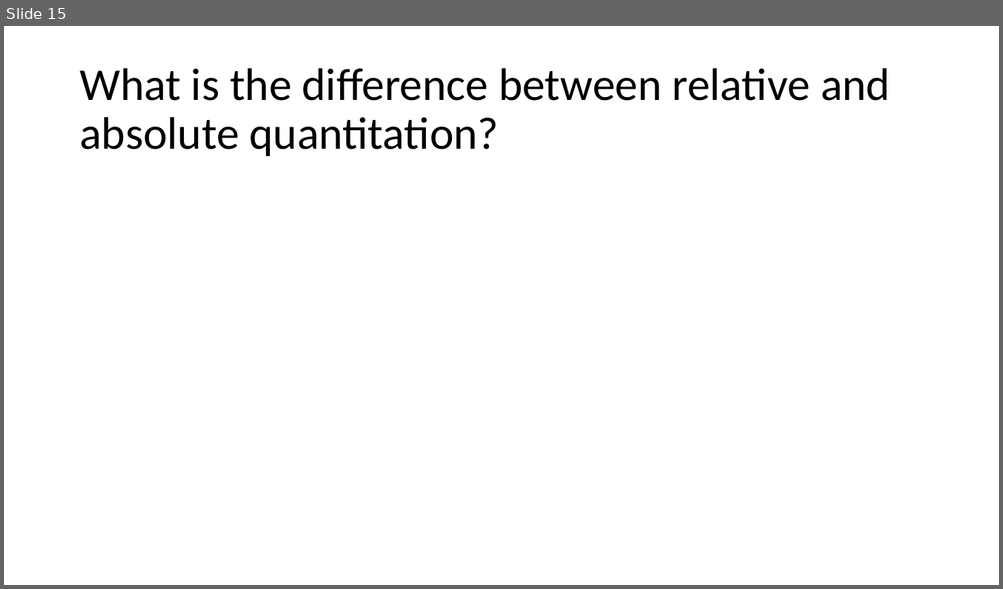
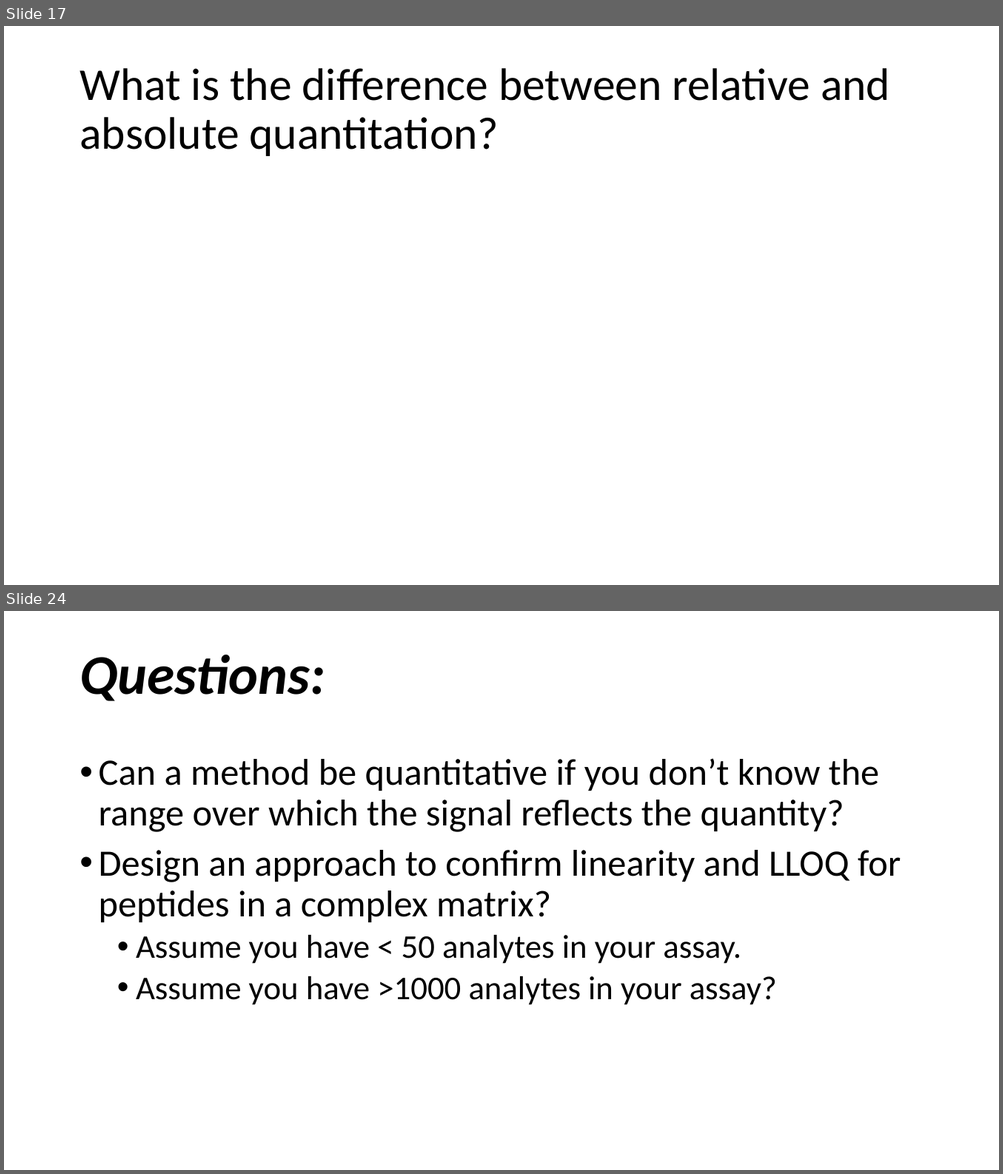
Before and after one commit to beliveau-lab/gen575, a slide deck: lectures/3.Quant101.Calibration.pptx. Shown one above the other, each under a label of ours: slide 15 before the commit, slides 17 and 24 after it; the slides between them are not shown. The pictures are 1003x589 and 1003x1174 pixels, drawn with LibreOffice and Linux fonts; fonts in the diff are those of the drawing. Boxes give left, top, right and bottom in pixels: in the first picture for what was removed or moved away, otherwise in the second. Text is boxed around its words. In the diff, an @@ line names an element or a change of style, - is before the commit and + after.

```diff
--- a/lectures/3.Quant101.Calibration.pptx
+++ b/lectures/3.Quant101.Calibration.pptx
@@ slide 24 added at (x1=4, y1=611, x2=999, y2=1170), background #FFFFFF @@
@@ title added at (x1=79, y1=655, x2=325, y2=701), 54 pt, text #000000, bold, italic @@
+Questions:
@@ text added at (x1=99, y1=758, x2=900, y2=1005), 36 pt, text #000000 @@
+• Can a method be quantitative if you don’t know the range over which the signal reflects the quantity?
+• Design an approach to confirm linearity and LLOQ for peptides in a complex matrix?
+  • Assume you have < 50 analytes in your assay.
+  • Assume you have >1000 analytes in your assay?
@@ what was slide 15 is now slide 17 @@
```
Also in this commit, not shown: 3 slides changed, 12 other slides added.
